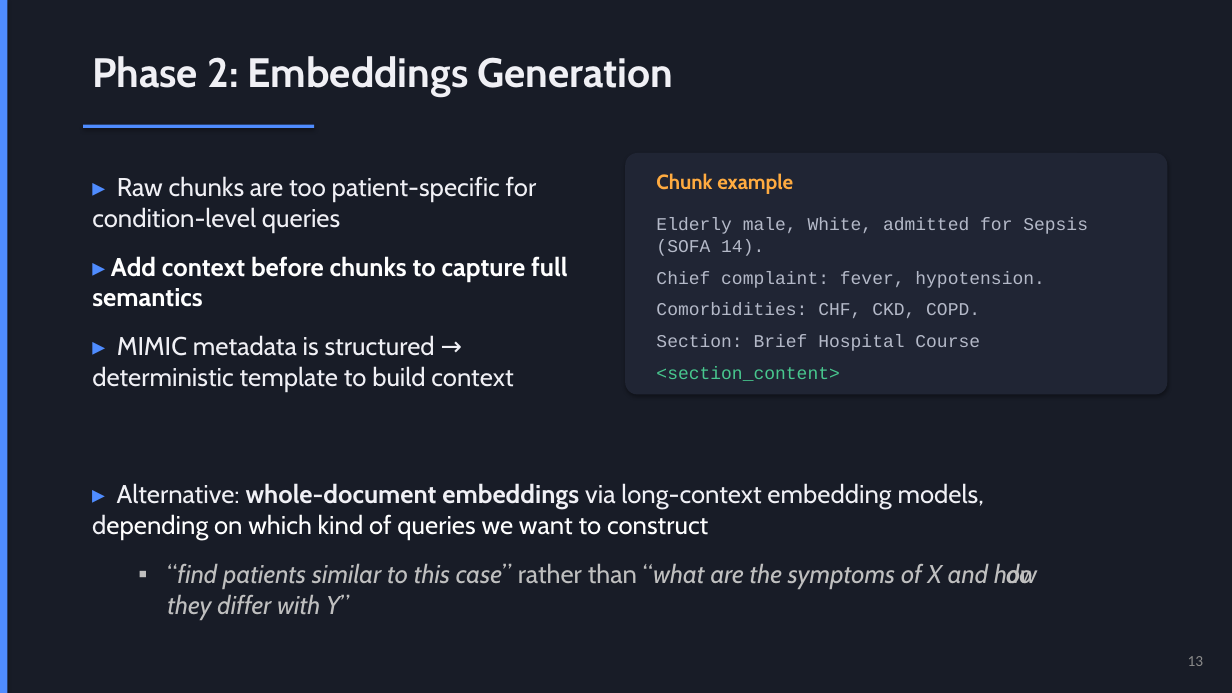
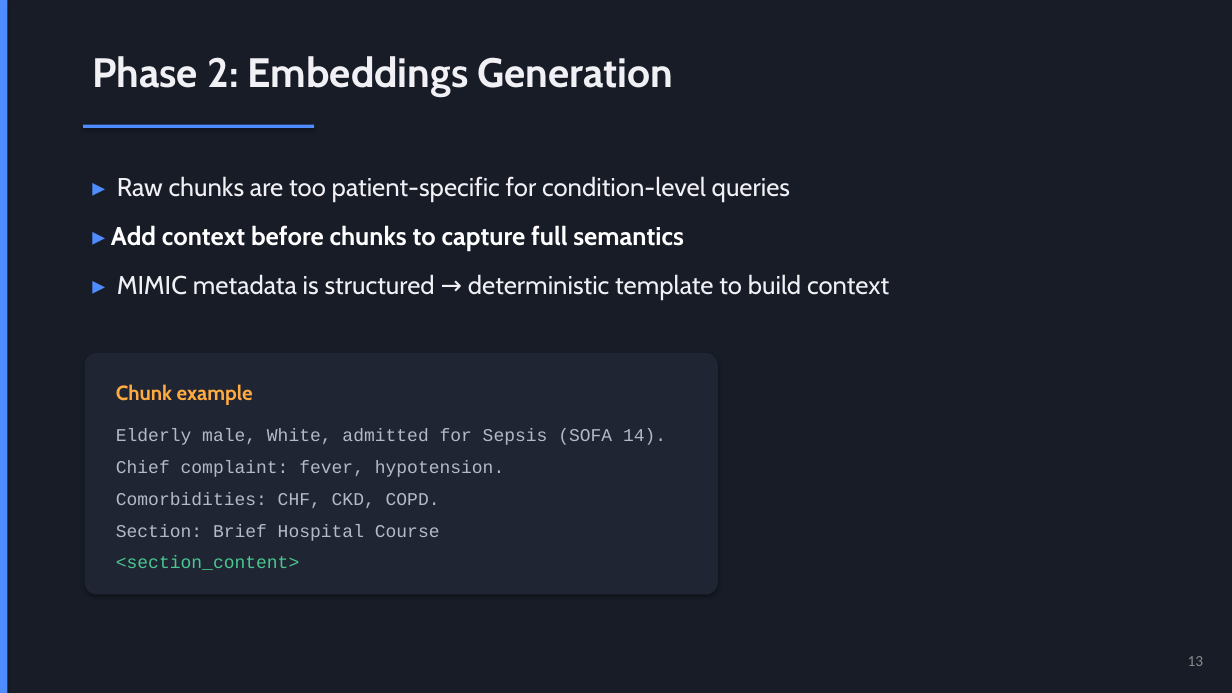
Before and after one commit to fabriziopagnozzi/thesis-code, a slide deck: slide 13 of docs/mimic-feasibility-analysis.pptx. Drawn at 1232x693 pixels with LibreOffice and Linux fonts; fonts in the diff are those of the drawing. Boxes give left, top, right and bottom in pixels: in the first picture for what was removed or moved away, otherwise in the second. Text is boxed around its words. In the diff, an @@ line names an element or a change of style, - is before the commit and + after.

Commit message:
pptx updates

```diff
--- a/docs/mimic-feasibility-analysis.pptx
+++ b/docs/mimic-feasibility-analysis.pptx
@@ text "▸ Raw chunks are too ..." rewrapped from bbox=[92, 176, 567, 392] to bbox=[111, 176, 889, 299] @@
@@ rounded rectangle "Chunk example": place and size @@
-rounded rectangle "Chunk example" at bbox=[626, 153, 1168, 395]
+rounded rectangle "Chunk example" at bbox=[85, 353, 718, 594]
@@ text removed at bbox=[92, 483, 1037, 619] @@
-▸ Alternative: whole-document embeddings via long-context embedding models, depending on which kind of queries we want to construct
-  ▪ “find patients similar to this case” rather than “what are the symptoms of X and how do they differ with Y”
```
